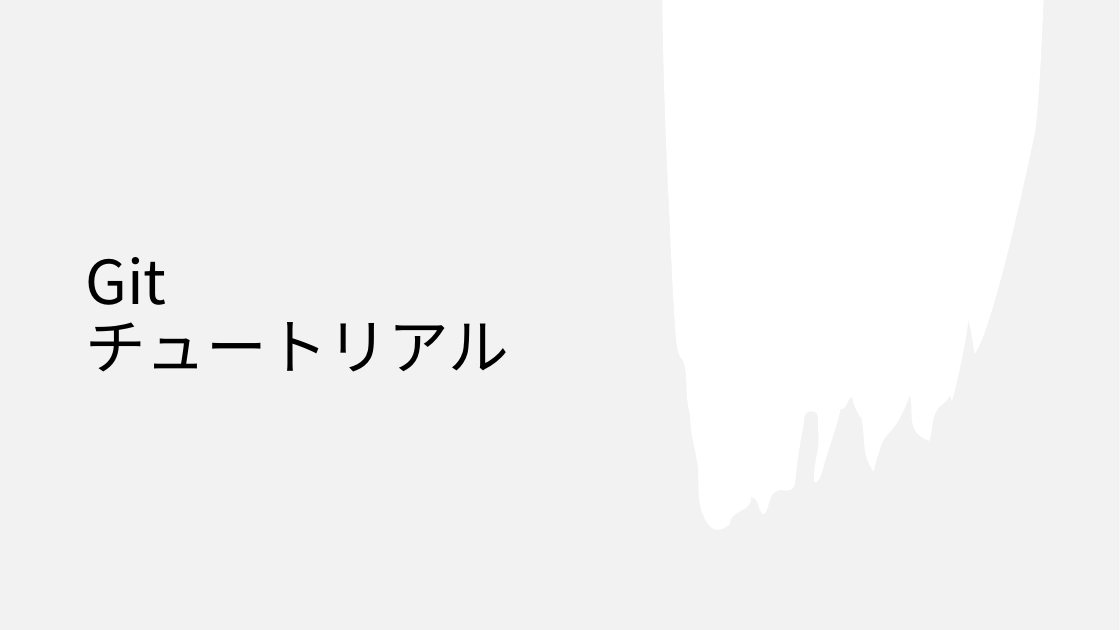
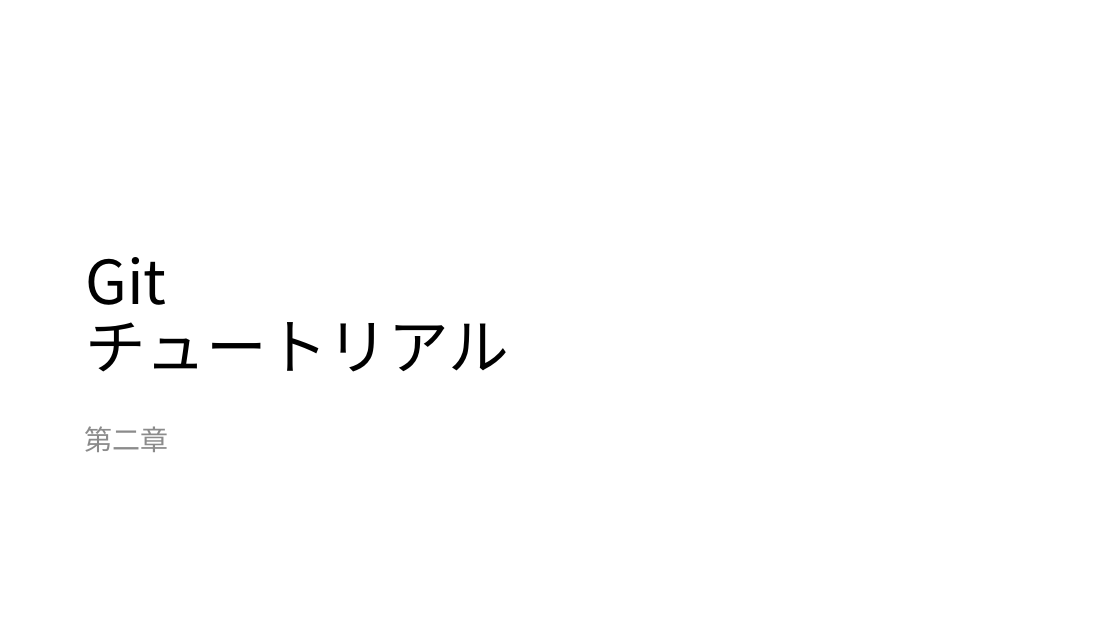
Before and after one commit to maru0519/git-edu, a slide deck: slide 12 of siryou.pptx (slide 11 before the commit). Drawn at 1120x630 pixels with LibreOffice and Linux fonts; fonts in the diff are those of the drawing. Boxes give left, top, right and bottom in pixels: in the first picture for what was removed or moved away, otherwise in the second. Text is boxed around its words. In the diff, an @@ line names an element or a change of style, - is before the commit and + after.

```diff
--- a/siryou.pptx
+++ b/siryou.pptx
@@ rectangle removed at (x1=0, y1=0, x2=1120, y2=630) @@
@@ text added at (x1=85, y1=426, x2=169, y2=452), 24 pt, text #8C8C8C @@
+第二章
```
Also in this commit, not shown: 16 other slides changed, 16 slides added, 1 slide removed, 1 other file.
